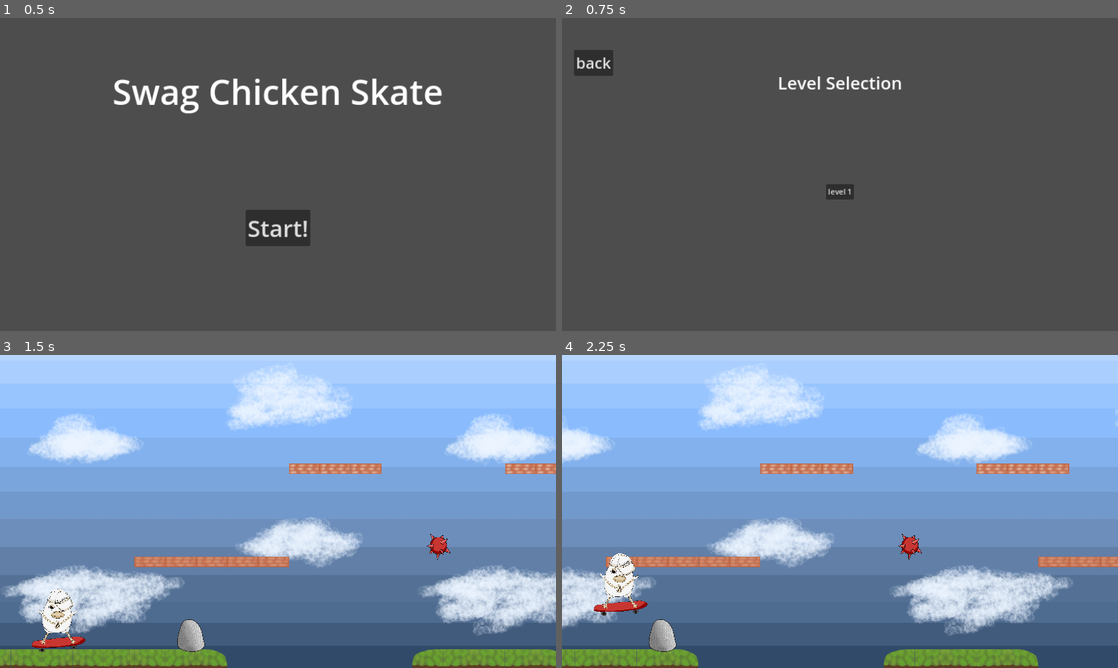
Above: before the commit, frames 1-4 (two rows, left to right).
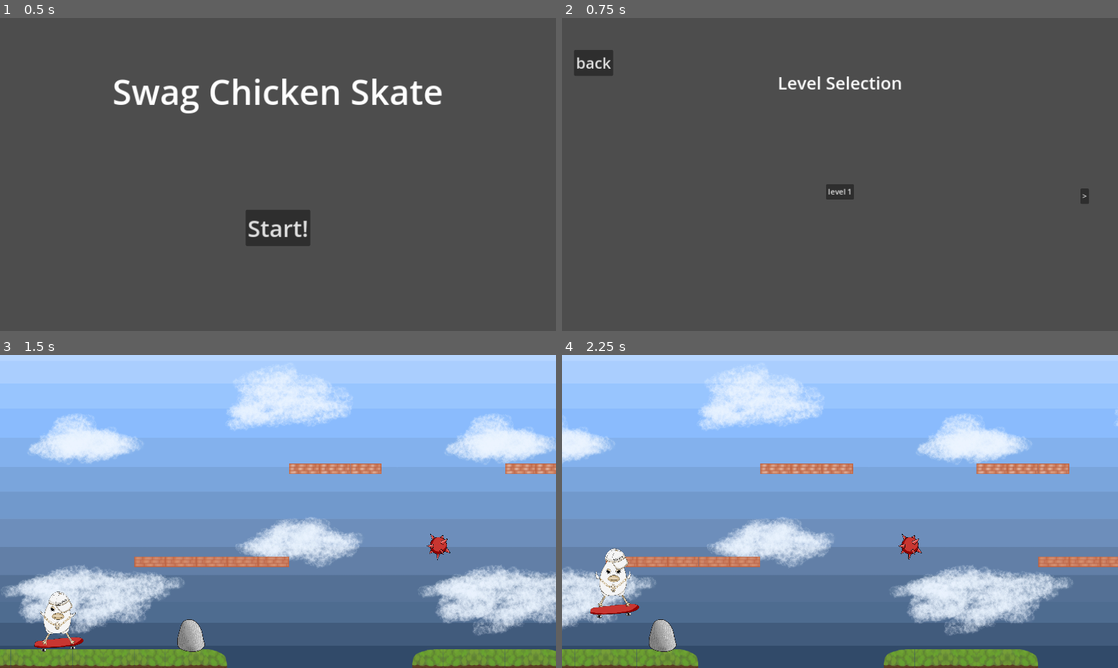
Above: after the commit, the same moments.

Repository: biarog/SwagChickenSkate
Game: Godot game, scene res://gui/cenas/title_screen.tscn
Two runs of this game, one before a commit and one after it. Both use one fixed random seed, a clock stepped at 60 frames per second and the inputs below.
Inputs (mouse positions are in pixels of both pictures, inside the frame that each line leads up to):
- Up to frame 1 (0.5 s): no input
- Up to frame 2 (0.75 s): click "Start!" at 0.5 s
- Up to frame 3 (1.5 s): click "level 1" at 1.25 s
- Up to frame 4 (2.25 s): move the mouse to (962, 495) at 2.02 s; tap Up (jump) at 2.1 s

Frame 1 is identical in both runs. In frame 2, less than 0.1% of the frame differs, in the area x 93-95%, y 54-60%; in frame 3, 0.4%; in frame 4, 0.9%, in the area x 5-16%, y 61-85%.

Commit message:
pulaaaaa

Diff:
--- a/base_level/cenas/player.tscn
+++ b/base_level/cenas/player.tscn
@@ -1,11 +1,64 @@
-[gd_scene load_steps=4 format=3 uid="uid://cgo2avomkgy6e"]
+[gd_scene load_steps=8 format=3 uid="uid://cgo2avomkgy6e"]
 
 [ext_resource type="Script" path="res://base_level/scripts/player.gd" id="1_6qs0b"]
-[ext_resource type="Texture2D" uid="uid://c0edhw7sviwr8" path="res://Arts/SWAG CHICKEN SKATE.png" id="1_8avw4"]
+[ext_resource type="Texture2D" uid="uid://cpx4jnhwvjn3u" path="res://Arts/sprite.png" id="2_gxkt3"]
 
 [sub_resource type="CapsuleShape2D" id="CapsuleShape2D_4oe1x"]
 radius = 2.0
 height = 204.0
+
+[sub_resource type="Animation" id="Animation_2vadi"]
+resource_name = "jump"
+step = 1.0
+tracks/0/type = "value"
+tracks/0/imported = false
+tracks/0/enabled = true
+tracks/0/path = NodePath(".:frame")
+tracks/0/interp = 1
+tracks/0/loop_wrap = true
+tracks/0/keys = {
+"times": PackedFloat32Array(0, 1),
+"transitions": PackedFloat32Array(1, 1),
+"update": 2,
+"values": [1, 0]
+}
+
+[sub_resource type="Animation" id="Animation_xp4qx"]
+length = 0.001
+tracks/0/type = "value"
+tracks/0/imported = false
+tracks/0/enabled = true
+tracks/0/path = NodePath(".:frame")
+tracks/0/interp = 1
+tracks/0/loop_wrap = true
+tracks/0/keys = {
+"times": PackedFloat32Array(0),
+"transitions": PackedFloat32Array(1),
+"update": 1,
+"values": [0]
+}
+
+[sub_resource type="Animation" id="Animation_b5fv8"]
+resource_name = "walk"
+tracks/0/type = "value"
+tracks/0/imported = false
+tracks/0/enabled = true
+tracks/0/path = NodePath(".:frame")
+tracks/0/interp = 1
+tracks/0/loop_wrap = true
+tracks/0/keys = {
+"times": PackedFloat32Array(0.4),
+"transitions": PackedFloat32Array(1),
+"update": 1,
+"values": [0]
+}
+
+[sub_resource type="AnimationLibrary" id="AnimationLibrary_2usg4"]
+_data = {
+"RESET": SubResource("Animation_xp4qx"),
+"jump": SubResource("Animation_2vadi"),
+"walk": SubResource("Animation_b5fv8")
+}
 
 [node name="Player" type="CharacterBody2D"]
 position = Vector2(77, 410)
@@ -15,11 +68,6 @@
 [node name="VisibleOnScreenNotifier2D" type="VisibleOnScreenNotifier2D" parent="."]
 position = Vector2(-3, -22)
 scale = Vector2(6.1, 10.6)
-
-[node name="SwagChickenSkate" type="Sprite2D" parent="."]
-position = Vector2(-4, 16)
-scale = Vector2(0.134766, 0.131836)
-texture = ExtResource("1_8avw4")
 
 [node name="CollisionFloor" type="CollisionShape2D" parent="."]
 position = Vector2(-4, 120)
@@ -31,4 +79,15 @@
 [node name="PlayerCollision" type="CollisionPolygon2D" parent="PlayerArea"]
 polygon = PackedVector2Array(10, -128, -16, -124, -38, -98, -46, -76, -62, -36, -82, -46, -78, -28, -66, -14, -64, 26, -50, 58, -64, 82, -102, 88, -106, 110, -94, 114, 90, 112, 114, 86, 102, 72, 54, 72, 42, 50, 50, 26, 58, -12, 78, -30, 80, -40, 56, -32, 56, -52, 64, -64, 34, -114)
 
+[node name="Sprite" type="Sprite2D" parent="."]
+position = Vector2(-8, 12)
+scale = Vector2(0.528125, 0.536111)
+texture = ExtResource("2_gxkt3")
+hframes = 2
+
+[node name="AnimationPlayer" type="AnimationPlayer" parent="Sprite"]
+libraries = {
+"": SubResource("AnimationLibrary_2usg4")
+}
+
 [connection signal="screen_exited" from="VisibleOnScreenNotifier2D" to="." method="_on_visible_on_screen_notifier_2d_screen_exited"]
--- a/base_level/scripts/player.gd
+++ b/base_level/scripts/player.gd
@@ -1,4 +1,6 @@
 extends CharacterBody2D
+
+@onready var animation = $Sprite/AnimationPlayer
 
 const JUMP_VELOCITY = -615.0
 const SKATE_VELOCITY =250.0
@@ -15,6 +17,8 @@
 
 	if Input.is_action_just_pressed("jump") and is_on_floor():
 		velocity.y = JUMP_VELOCITY
+		animation.play("jump")
+
 	move_and_slide()
 
 func _input(event : InputEvent):
--- /dev/null
+++ b/levels/cenas/player.tscn
@@ -0,0 +1,59 @@
+[gd_scene load_steps=5 format=3 uid="uid://bp2ikjb58lm53"]
+
+[sub_resource type="CapsuleShape2D" id="CapsuleShape2D_3sg5o"]
+radius = 80.0
+height = 254.0
+
+[sub_resource type="Animation" id="Animation_h3upn"]
+length = 0.001
+tracks/0/type = "value"
+tracks/0/imported = false
+tracks/0/enabled = true
+tracks/0/path = NodePath("Sprite:frame")
+tracks/0/interp = 1
+tracks/0/loop_wrap = true
+tracks/0/keys = {
+"times": PackedFloat32Array(0),
+"transitions": PackedFloat32Array(1),
+"update": 1,
+"values": [1]
+}
+
+[sub_resource type="Animation" id="Animation_ax8di"]
+resource_name = "jump"
+tracks/0/type = "value"
+tracks/0/imported = false
+tracks/0/enabled = true
+tracks/0/path = NodePath("Sprite:frame")
+tracks/0/interp = 1
+tracks/0/loop_wrap = true
+tracks/0/keys = {
+"times": PackedFloat32Array(0),
+"transitions": PackedFloat32Array(1),
+"update": 1,
+"values": [1]
+}
+
+[sub_resource type="AnimationLibrary" id="AnimationLibrary_aku1x"]
+_data = {
+"RESET": SubResource("Animation_h3upn"),
+"jump": SubResource("Animation_ax8di")
+}
+
+[node name="Player" type="CharacterBody2D"]
+position = Vector2(77, 410)
+scale = Vector2(0.5, 0.5)
+
+[node name="Collision" type="CollisionShape2D" parent="."]
+shape = SubResource("CapsuleShape2D_3sg5o")
+
+[node name="AnimationPlayer" type="AnimationPlayer" parent="."]
+libraries = {
+"": SubResource("AnimationLibrary_aku1x")
+}
+
+[node name="Sprite" type="Sprite2D" parent="."]
+position = Vector2(-6, 18)
+scale = Vector2(0.584375, 0.597222)
+hframes = 2
+frame = 1
Binary file added: Arts/sprite.png
Not shown, added: Arts/sprite.png.import
Not shown: 1 places in Arts/tilemap.tres that only renumber resources
Binary file added: base_level/scripts/sprite.png
Not shown, added: base_level/scripts/sprite.png.import
Not shown: 1 places in levels/cenas/level_1.tscn that only renumber resources
